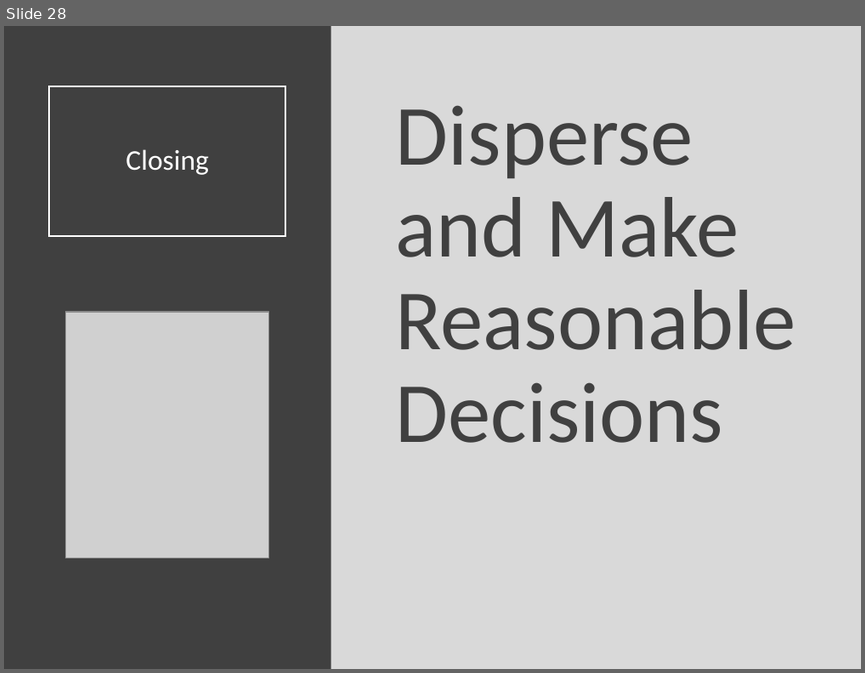
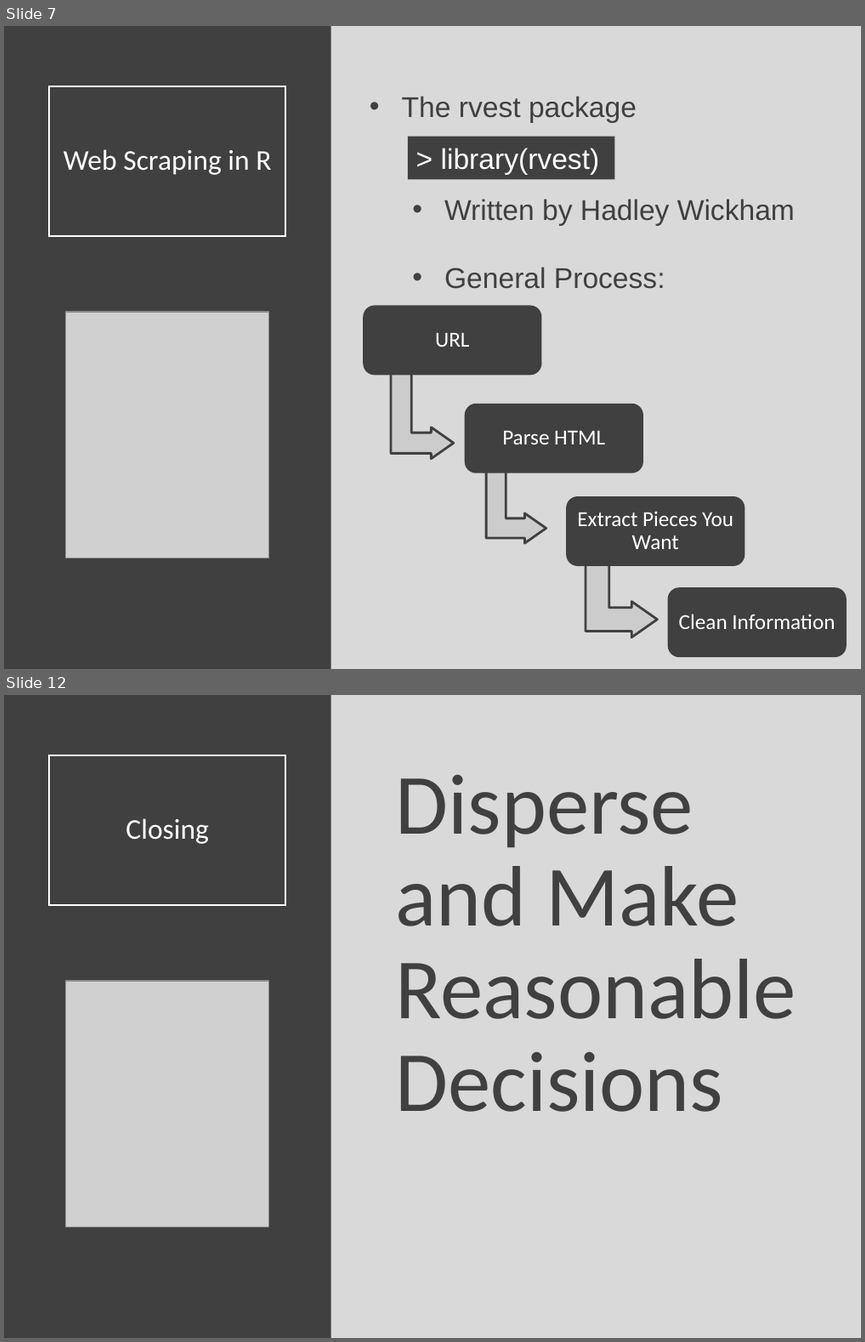
Before and after one commit to Yixf-Self/STOR320_WEBSITE, a slide deck: Lecture/Lecture 15/Lecture 15.pptx. Shown one above the other, each under a label of ours: slide 28 before the commit, slides 7 and 12 after it; the slides between them are not shown. The pictures are 865x673 and 865x1342 pixels, drawn with LibreOffice and Linux fonts; fonts in the diff are those of the drawing; grey boxes stand for pictures. Boxes give left, top, right and bottom in pixels: in the first picture for what was removed or moved away, otherwise in the second. Text is boxed around its words. In the diff, an @@ line names an element or a change of style, - is before the commit and + after.

Commit message:
Update Information

```diff
--- a/Lecture/Lecture 15/Lecture 15.pptx
+++ b/Lecture/Lecture 15/Lecture 15.pptx
@@ slide 7 added at (4,26,861,669), background #D9D9D9 @@
@@ rectangle added at (4,26,331,669), fill #404040 @@
@@ title added at (49,86,286,236), outline #FFFFFF 1.5 pt, 24 pt, text #FFFFFF @@
+Web Scraping in R
@@ text added at (402,96,794,289), 24 pt, text #404040 @@
+• The rvest package
+  • Written by Hadley Wickham
+  • General Process:
@@ rectangle added at (408,136,615,179), fill #404040, 24 pt, text #FFFFFF @@
+> library(rvest)
@@ picture added at (66,312,268,557) @@
@@ group added at (363,306,846,657): 4 rounded rectangles, 4 texts, 3 bent up arrows @@
+URL
+Parse HTML
+Extract Pieces You Want
+Clean Information
@@ what was slide 28 is now slide 12 @@
```
Also in this commit, not shown: 10 other slides added, 27 slides removed, 4 other files.
